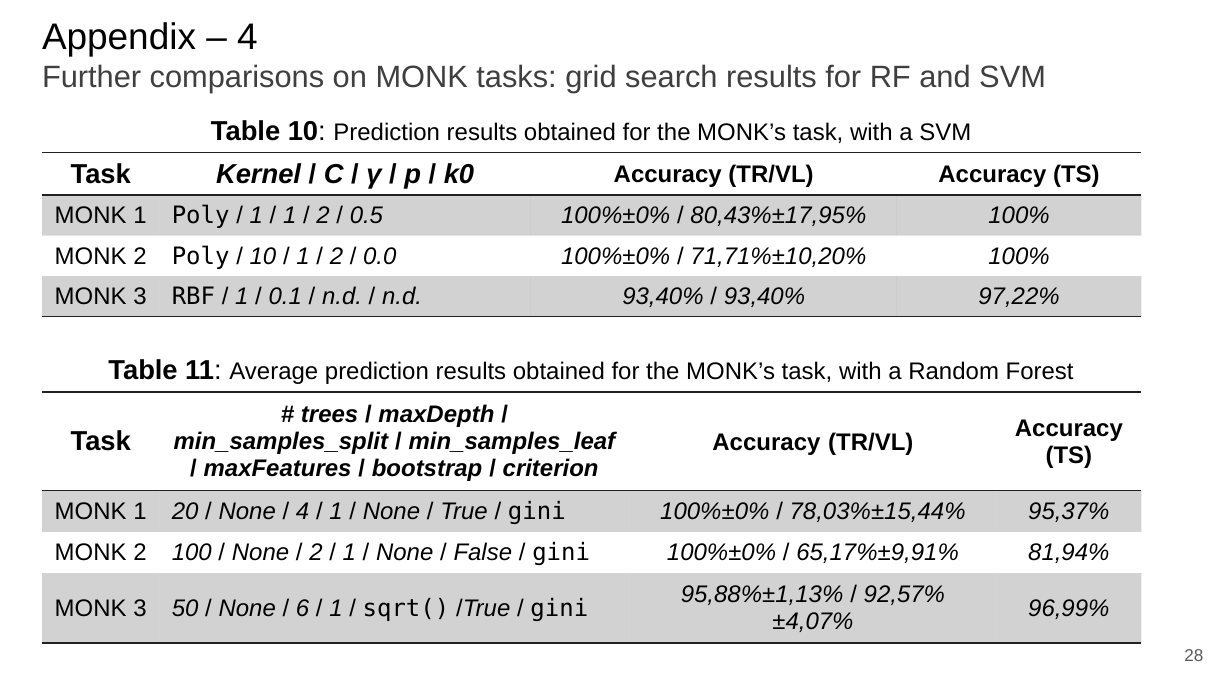
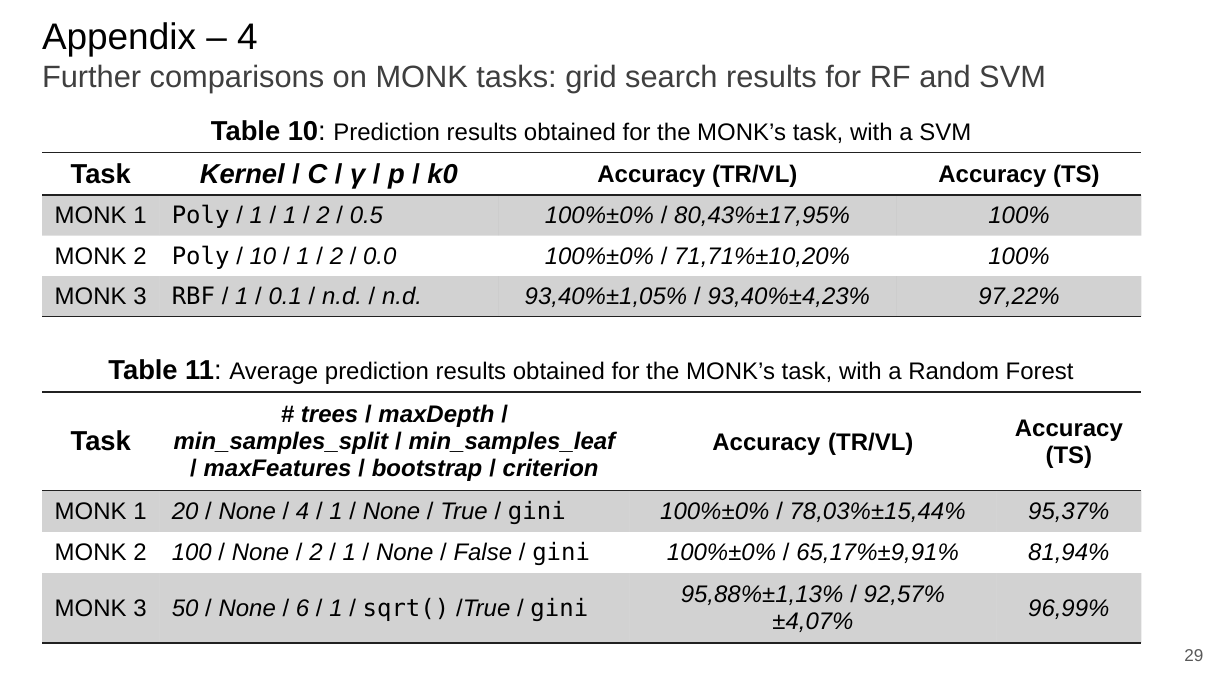
Before and after one commit to paolo-junior-mollica/machine-learning-project, a slide deck: slide 29 of relazione/ML-2023-PRJ-Slides-Demo.pptx (slide 28 before the commit). Drawn at 1232x693 pixels with LibreOffice and Linux fonts; fonts in the diff are those of the drawing. Boxes give left, top, right and bottom in pixels: in the first picture for what was removed or moved away, otherwise in the second. Text is boxed around its words. In the diff, an @@ line names an element or a change of style, - is before the commit and + after.

```diff
--- a/relazione/ML-2023-PRJ-Slides-Demo.pptx
+++ b/relazione/ML-2023-PRJ-Slides-Demo.pptx
@@ table at bbox=[42, 153, 1142, 322] @@
-row 4, column 3: 93,40% / 93,40%
+row 4, column 3: 93,40%±1,05% / 93,40%±4,23%
@@ page number at bbox=[1184, 649, 1203, 661]: text changed @@
-28
+29
```
Also in this commit, not shown: 10 other slides changed, 1 slide added.
